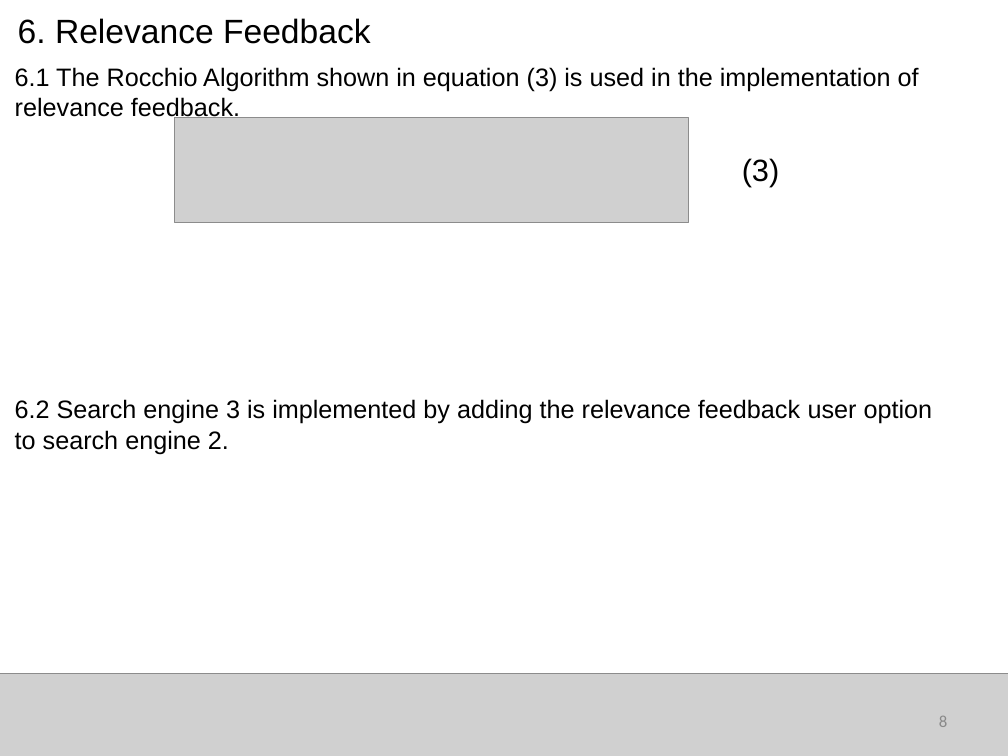
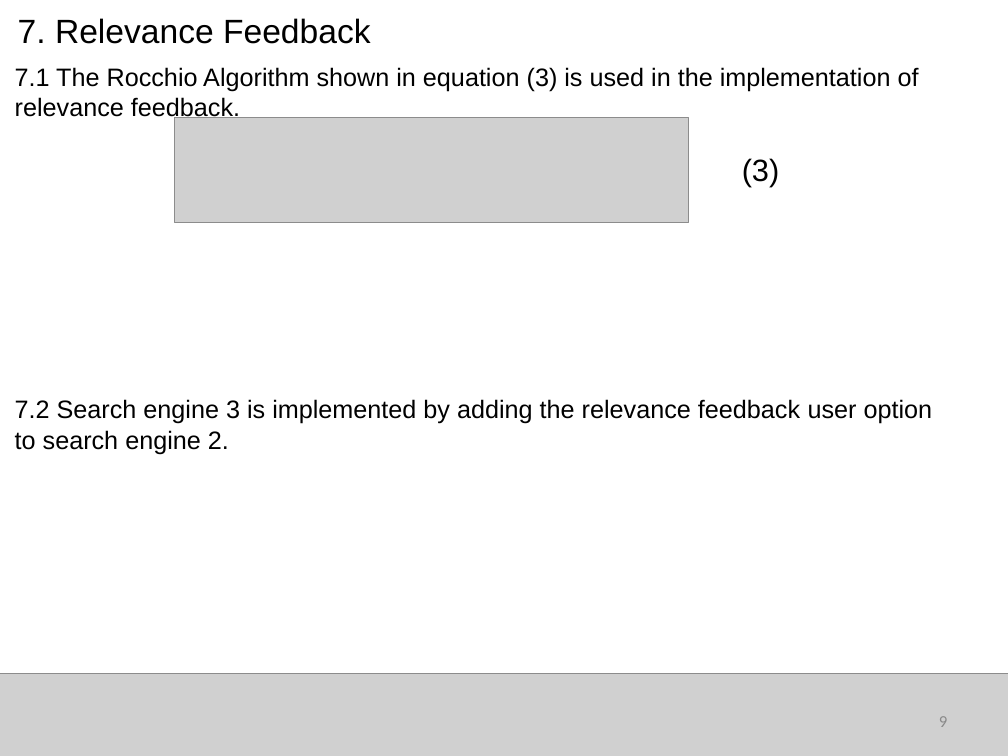
Before and after one commit to RyanCV/Information-Retrieval, a slide deck: slide 9 of EECS767_05032016.pptx (slide 8 before the commit). Drawn at 1008x756 pixels with LibreOffice and Linux fonts; fonts in the diff are those of the drawing; grey boxes stand for pictures. Boxes give left, top, right and bottom in pixels: in the first picture for what was removed or moved away, otherwise in the second. Text is boxed around its words. In the diff, an @@ line names an element or a change of style, - is before the commit and + after.

```diff
--- a/EECS767_05032016.pptx
+++ b/EECS767_05032016.pptx
@@ text at [18, 18, 371, 44]: text changed @@
-6. Relevance Feedback
+7. Relevance Feedback
@@ text at [15, 67, 933, 454]: text changed @@
-6.1 The Rocchio Algorithm shown in equation (3) is used in the implementation of relevance feedback.
-6.2 Search engine 3 is implemented by adding the relevance feedback user option to search engine 2.
+7.1 The Rocchio Algorithm shown in equation (3) is used in the implementation of relevance feedback.
+7.2 Search engine 3 is implemented by adding the relevance feedback user option to search engine 2.
@@ page number at [939, 716, 947, 727]: text changed @@
-8
+9
```
Also in this commit, not shown: 8 other slides changed, 1 slide added.
